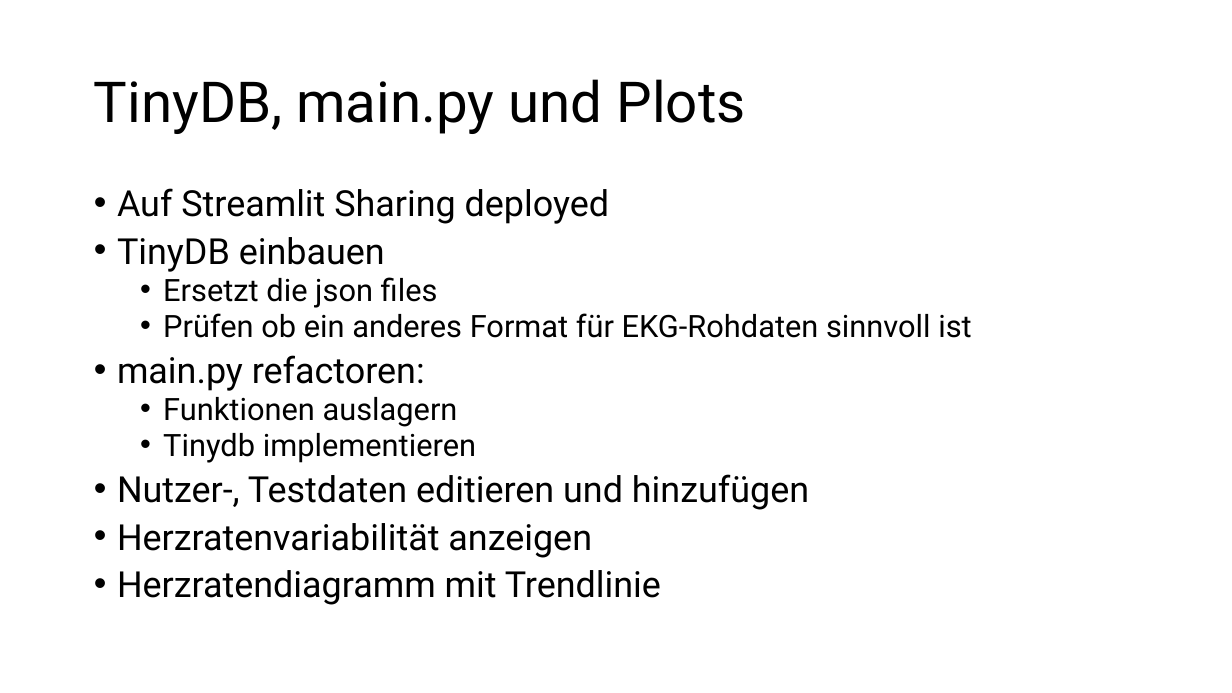
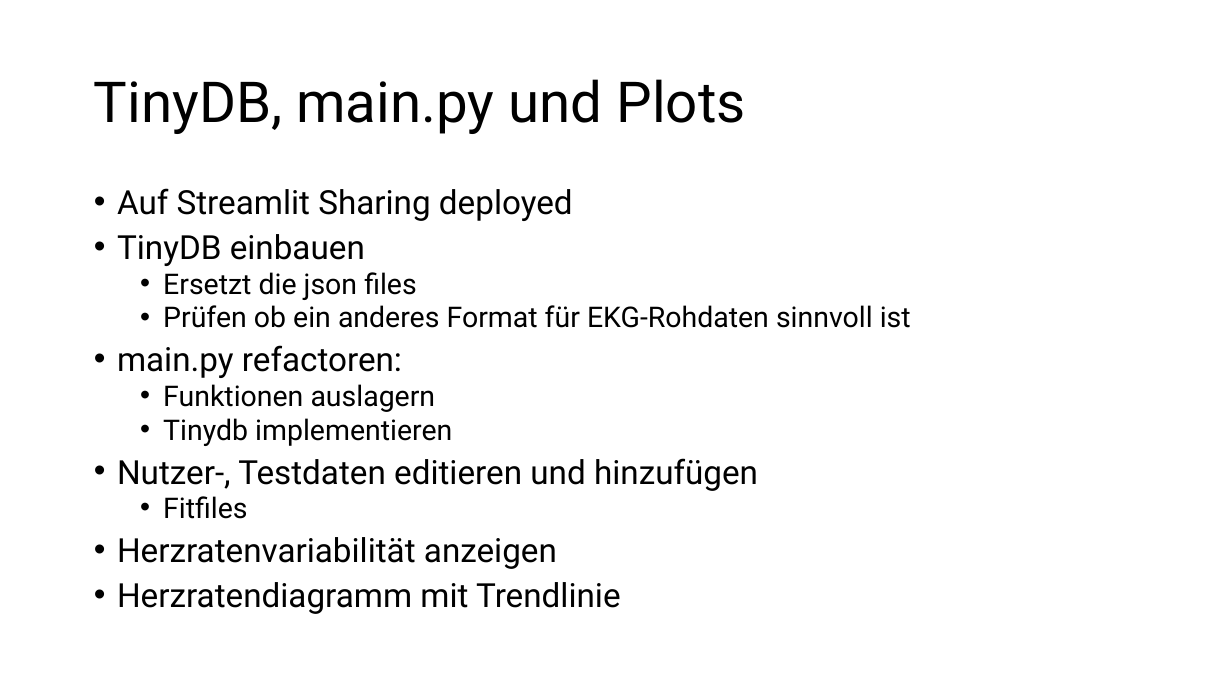
Before and after one commit to kf7091/PU_Objektorientierung, a slide deck: slide 3 of Abschlussprojekt_Programmierübung_II.pptx. Drawn at 1232x693 pixels with LibreOffice and Linux fonts; fonts in the diff are those of the drawing. Boxes give left, top, right and bottom in pixels: in the first picture for what was removed or moved away, otherwise in the second. Text is boxed around its words. In the diff, an @@ line names an element or a change of style, - is before the commit and + after.

```diff
--- a/Abschlussprojekt_Programmierübung_II.pptx
+++ b/Abschlussprojekt_Programmierübung_II.pptx
@@ text at [117, 188, 911, 614]: size 28 to 25.9 pt in "Auf Streamlit Sharing deployed", "TinyDB einbauen", "main.py refactoren:", "Nutzer-, Testdaten editieren und hinzufügen" and 2 more places; size 24 to 22.2 pt in "Ersetzt die json files", "Prüfen ob ein anderes Format für EKG-Rohdaten ...", "Funktionen auslagern", "Tinydb implementieren" @@
@@ text at [163, 496, 247, 519]: paragraph added @@
+  • Fitfiles
```
Also in this commit, not shown: 1 other slide changed, 1 other file.
